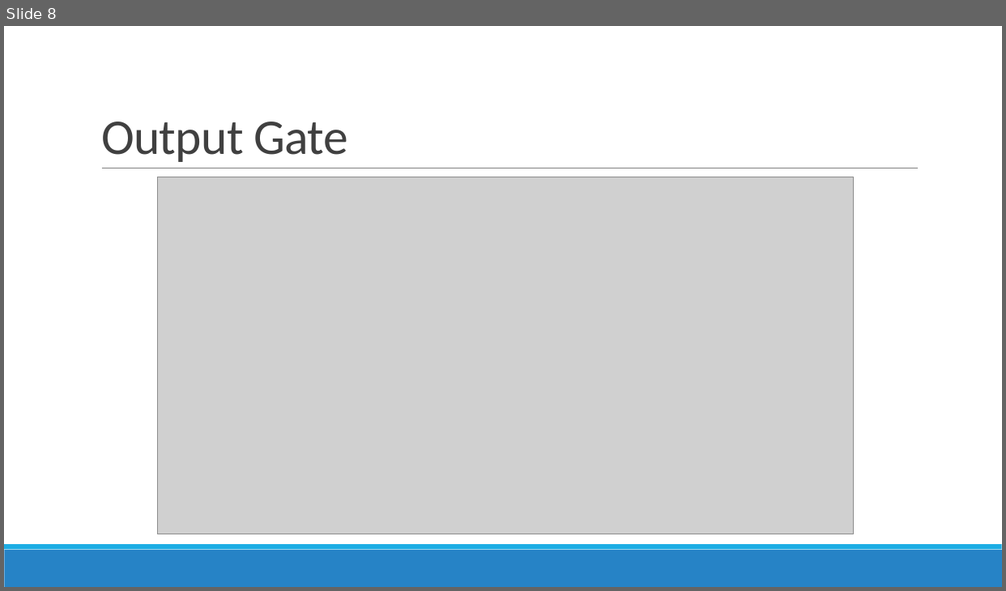
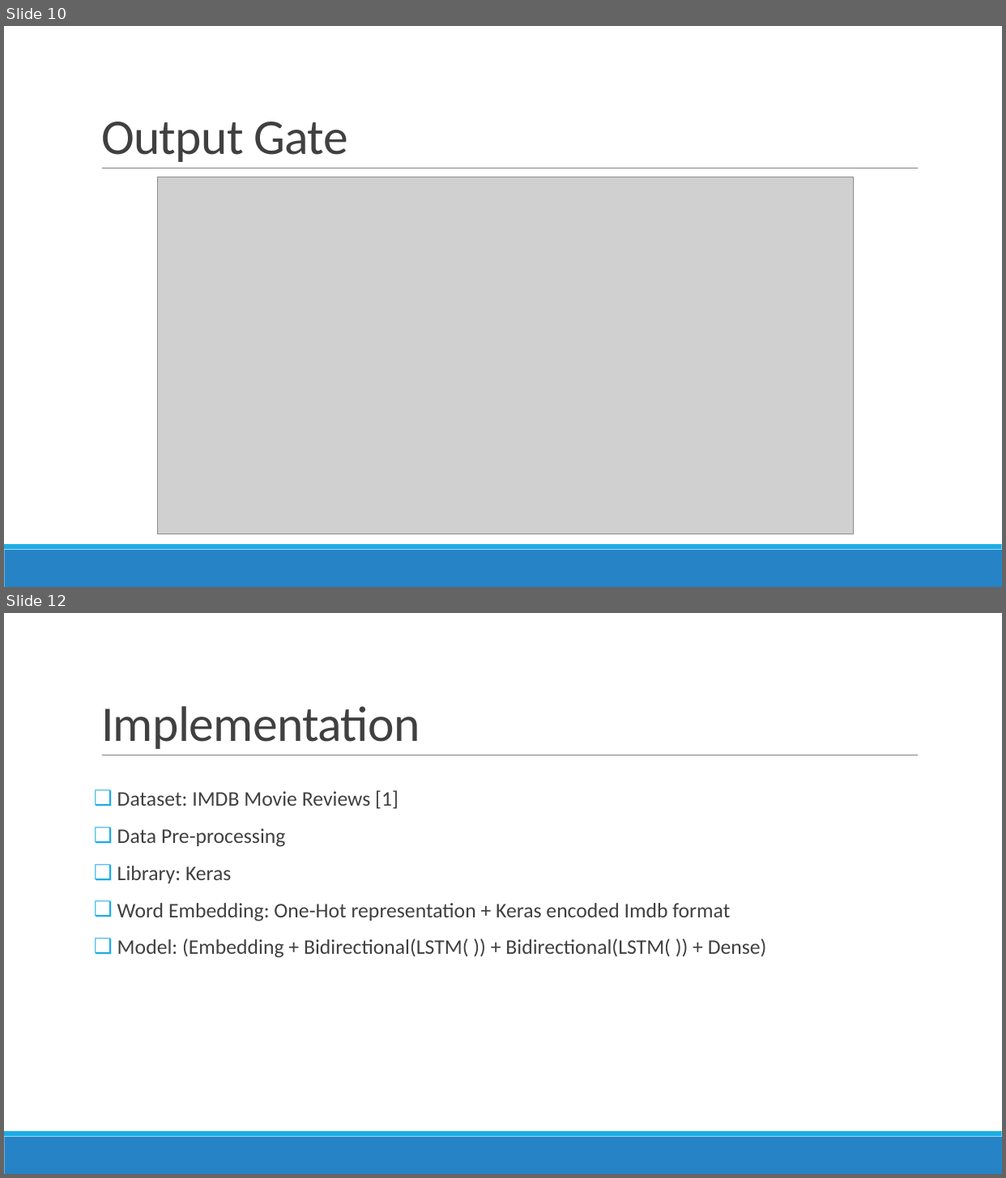
Before and after one commit to kshitijyelpale/LFD-Application-of-NN-in-LSTM, a slide deck: Documentation/LSTM Presentation.pptx. Shown one above the other, each under a label of ours: slide 8 before the commit, slides 10 and 12 after it; the slides between them are not shown. The pictures are 1006x591 and 1006x1178 pixels, drawn with LibreOffice and Linux fonts; fonts in the diff are those of the drawing; grey boxes stand for pictures. Boxes give left, top, right and bottom in pixels: in the first picture for what was removed or moved away, otherwise in the second. Text is boxed around its words. In the diff, an @@ line names an element or a change of style, - is before the commit and + after.

```diff
--- a/Documentation/LSTM Presentation.pptx
+++ b/Documentation/LSTM Presentation.pptx
@@ slide 12 added at [4, 613, 1002, 1174], background #FFFFFF; not listed: 3 template elements that a slide beside it also shows @@
@@ title added at [101, 706, 420, 749], 48 pt, text #404040 @@
+Implementation
@@ text added at [117, 790, 767, 958], 20 pt, text #404040 @@
+❑ Dataset: IMDB Movie Reviews [1]
+❑ Data Pre-processing
+❑ Library: Keras
+❑ Word Embedding: One-Hot representation + Keras encoded Imdb format
+❑ Model: (Embedding + Bidirectional(LSTM( )) + Bidirectional(LSTM( )) + Dense)
@@ what was slide 8 is now slide 10 @@
```
Also in this commit, not shown: 4 slides changed, 9 other slides added, 1 slide removed.
